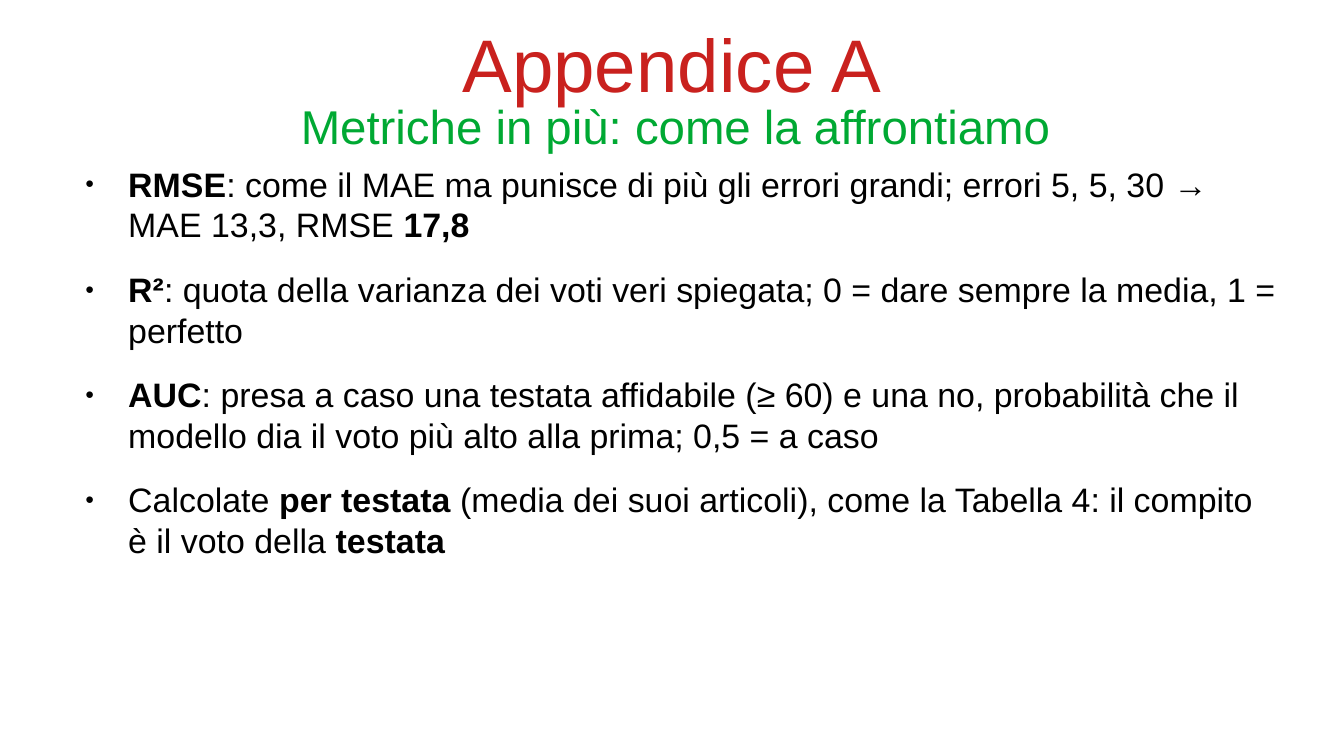
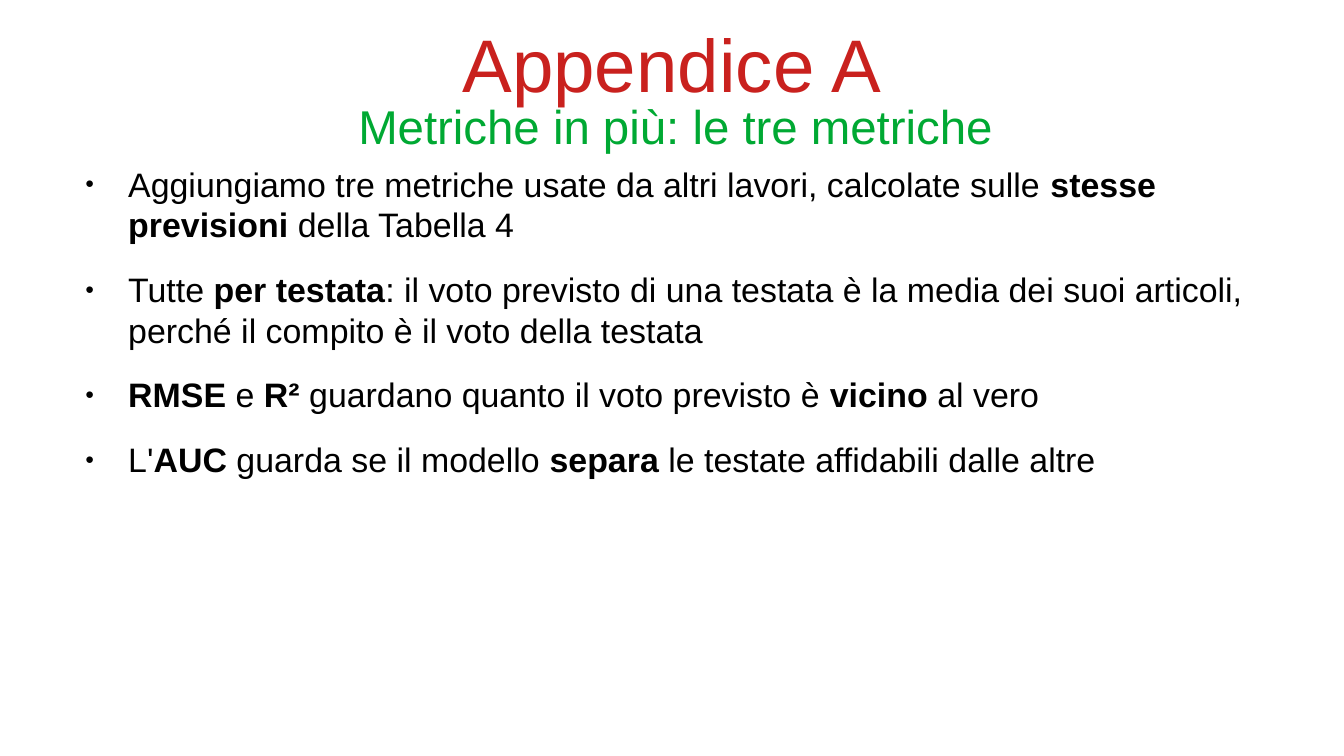
Before and after one commit to bianchi-john/PublisherClassification, a slide deck: slide 22 of Presentazioni/Paper rivista/PaperRivista.odp (slide 28 before the commit). Drawn at 1344x756 pixels with LibreOffice and Linux fonts; fonts in the diff are those of the drawing. Boxes give left, top, right and bottom in pixels: in the first picture for what was removed or moved away, otherwise in the second. Text is boxed around its words. In the diff, an @@ line names an element or a change of style, - is before the commit and + after.

```diff
--- a/Presentazioni/Paper rivista/PaperRivista.odp
+++ b/Presentazioni/Paper rivista/PaperRivista.odp
@@ title at bbox=[358, 107, 993, 154]: text changed @@
-Metriche in più: come la affrontiamo
+Metriche in più: le tre metriche
@@ text at bbox=[128, 172, 1242, 479]: text changed @@
-● RMSE: come il MAE ma punisce di più gli errori grandi; errori 5, 5, 30 → MAE 13,3, RMSE 17,8
-● R²: quota della varianza dei voti veri spiegata; 0 = dare sempre la media, 1 = perfetto
-● AUC: presa a caso una testata affidabile (≥ 60) e una no, probabilità che il modello dia il voto più alto alla prima; 0,5 = a caso
-● Calcolate per testata (media dei suoi articoli), come la Tabella 4: il compito è il voto della testata
+● Aggiungiamo tre metriche usate da altri lavori, calcolate sulle stesse previsioni della Tabella 4
+● Tutte per testata: il voto previsto di una testata è la media dei suoi articoli, perché il compito è il voto della testata
+● RMSE e R² guardano quanto il voto previsto è vicino al vero
+● L'AUC guarda se il modello separa le testate affidabili dalle altre
```
Also in this commit, not shown: 13 other slides changed, 4 slides added, 6 slides removed, 29 other files.
